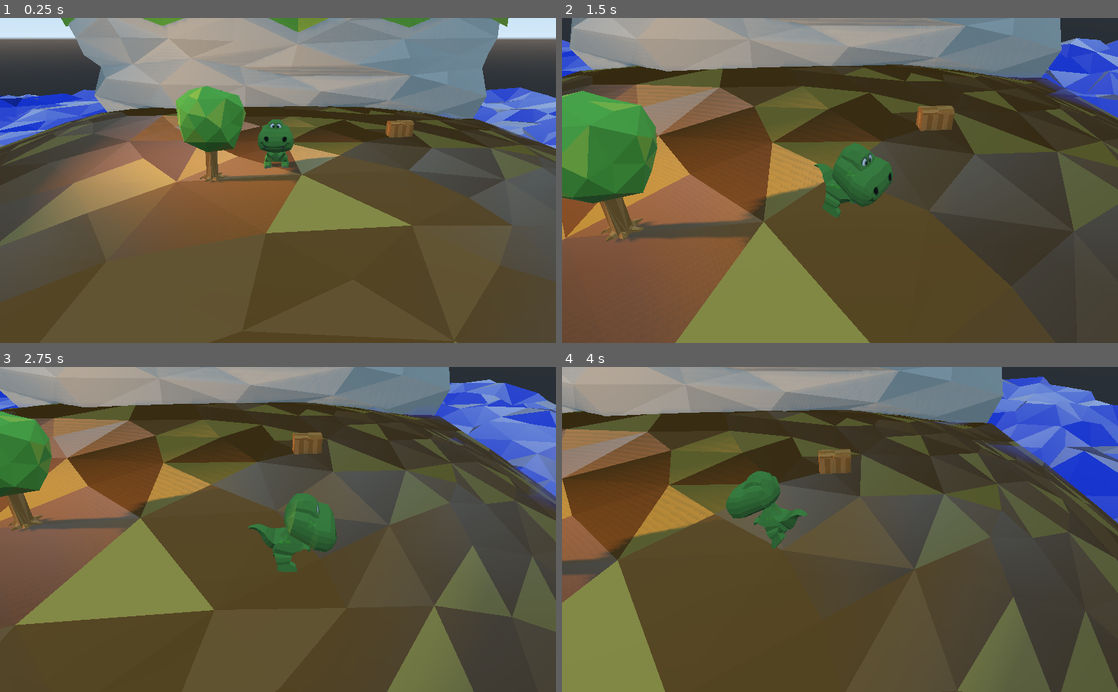
Above: before the commit, frames 1-4 (two rows, left to right).
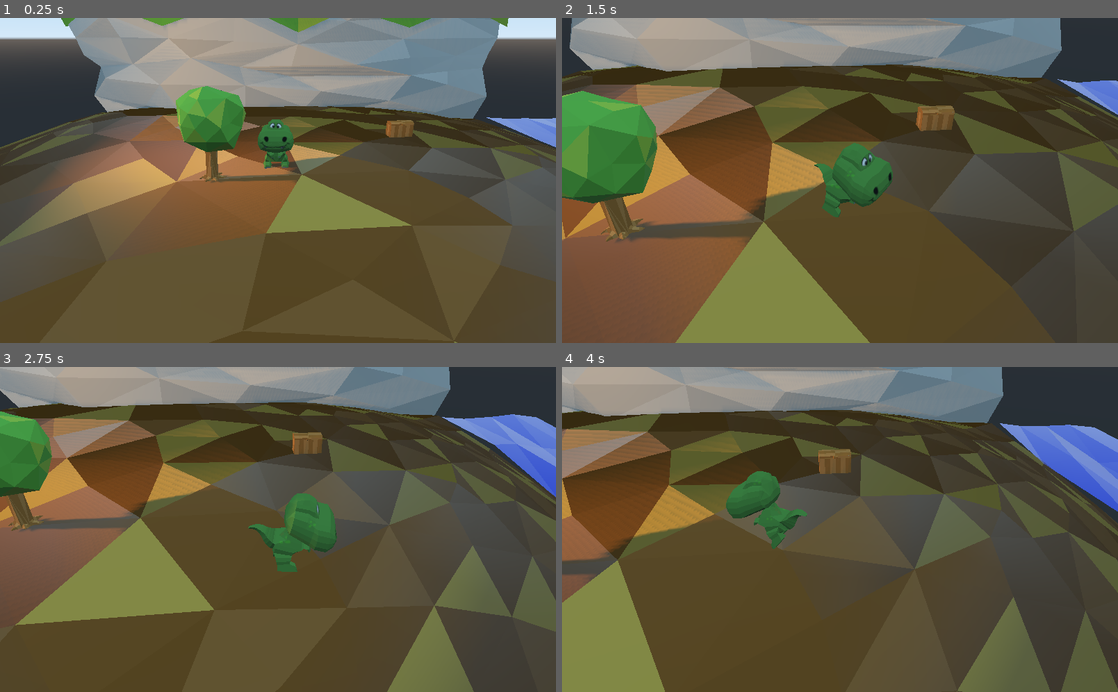
Above: after the commit, the same moments.

Repository: pisgah-fogel/SmallWorld3D
Game: Godot game, scene res://TestScene.tscn
Same seed, same stepped clock (60 frames per second), same inputs: the game is played once before the commit and once after it.
Inputs:
- Up to frame 1 (0.25 s): no input
- Up to frame 2 (1.5 s): hold Right (ui_right) 0.53-1.28 s; hold Down (ui_down) from 1.28 s (still down)
- Up to frame 3 (2.75 s): release Down (ui_down) at 2.03 s; hold Right (ui_right) from 2.03 s (still down)
- Up to frame 4 (4 s): release Right (ui_right) at 2.78 s; hold Up (ui_up) 2.78-3.53 s; hold Left (ui_left) from 3.53 s (still down)

The runs differ from the first frame. In frame 1, 3.7% of the frame differs, in the area x 0-100%, y 21-42%; in frame 2, 2.8%; in frame 3, 3.8%; in frame 4, 5.3%, in the area x 0-100%, y 2-99%.

Commit message:
scale down water (sea) and add invisible walls

Diff:
--- a/Character.gd
+++ b/Character.gd
@@ -101,6 +101,7 @@
 
 	velocity.y = -gravity # TODO: integrate
 	self.move_and_slide(velocity*delta)
+	teleport_if_falls()
 
 ##################### SAVING RESOURCES ########################
 
@@ -114,7 +115,13 @@
 	objectList = save_game.data["character_objects"]
 	mWallet.money = save_game.data["character_money"]
 
+	teleport_if_falls()
+
 #####################  Utils ############################
+
+func teleport_if_falls():
+	if self.translation.y < -10:
+		self.translation = Vector3(0, 20, 0)
 
 func lerp_angle(from, to, weight):
     return from + short_angle_dist(from, to) * weight
--- a/TestScene.tscn
+++ b/TestScene.tscn
@@ -10,20 +10,20 @@
 [ext_resource path="res://save/GameSaver.tscn" type="PackedScene" id=8]
 [ext_resource path="res://TestScene.gd" type="Script" id=9]
 
-[sub_resource type="BoxShape" id=1]
-extents = Vector3( 11.9077, 1, 14.7146 )
-
 [sub_resource type="BoxShape" id=6]
 extents = Vector3( 0.460814, 0.497213, 0.542647 )
 
 [sub_resource type="BoxShape" id=2]
 extents = Vector3( 1, 0.892338, 1 )
 
+[sub_resource type="BoxShape" id=1]
+extents = Vector3( 14.4507, 1, 15.667 )
+
 [sub_resource type="BoxShape" id=3]
 extents = Vector3( 0.637293, 1, 0.715345 )
 
 [sub_resource type="BoxShape" id=4]
-extents = Vector3( 6.21725, 4.77839, 3.95122 )
+extents = Vector3( 7.41119, 4.77839, 3.95122 )
 
 [sub_resource type="BoxShape" id=5]
 extents = Vector3( 0.285427, 0.334346, 0.523848 )
@@ -76,19 +76,31 @@
 [sub_resource type="ShaderMaterial" id=10]
 shader = SubResource( 9 )
 shader_param/out_color = Color( 0, 0.2, 1, 1 )
-shader_param/amount = 0.8
-shader_param/beer_factor = 0.2
+shader_param/amount = 0.2
+shader_param/beer_factor = 1.073
 
 [sub_resource type="PlaneMesh" id=8]
 material = SubResource( 10 )
-size = Vector2( 50, 50 )
-subdivide_width = 25
-subdivide_depth = 25
+size = Vector2( 5, 20 )
+subdivide_width = 3
+subdivide_depth = 3
+
+[sub_resource type="BoxShape" id=11]
+extents = Vector3( 2.12465, 5.58921, 9.72563 )
+
+[sub_resource type="BoxShape" id=12]
+extents = Vector3( 1.0946, 16.7698, 25.3513 )
 
 [node name="TestScene" type="Spatial"]
 script = ExtResource( 9 )
 
 [node name="GameSaver" parent="." instance=ExtResource( 8 )]
+
+[node name="OmniLight" type="OmniLight" parent="."]
+transform = Transform( 1, 0, 0, 0, 1, 0, 0, 0, 1, -4.87394, 3.63377, 0 )
+light_color = Color( 0.862745, 0.662745, 0.376471, 1 )
+shadow_enabled = true
+omni_range = 50.0
 
 [node name="InterpolatedCamera" type="InterpolatedCamera" parent="."]
 transform = Transform( 1, 0, 0, 0, 0.976635, 0.214906, 0, -0.214906, 0.976635, 1.36024, 4.27465, 13.7618 )
@@ -100,16 +112,6 @@
 speed = 2.5
 enabled = true
 
-[node name="FloorDirt" type="StaticBody" parent="."]
-collision_mask = 0
-
-[node name="Dirt" parent="FloorDirt" instance=ExtResource( 1 )]
-transform = Transform( 1, 0, 0, 0, 1, 0, 0, 0, 1, -12.7533, -1.33088, 1.42048 )
-
-[node name="CollisionShape" type="CollisionShape" parent="FloorDirt"]
-transform = Transform( 1, 0, 0, 0, 1, 0, 0, 0, 1, 0, 0, -0.677635 )
-shape = SubResource( 1 )
-
 [node name="Character" type="KinematicBody" parent="." groups=[
 "save",
 ]]
@@ -138,11 +140,15 @@
 
 [node name="Timer" type="Timer" parent="Character"]
 
-[node name="OmniLight" type="OmniLight" parent="."]
-transform = Transform( 1, 0, 0, 0, 1, 0, 0, 0, 1, -4.87394, 3.63377, 0 )
-light_color = Color( 0.862745, 0.662745, 0.376471, 1 )
-shadow_enabled = true
-omni_range = 50.0
+[node name="FloorDirt" type="StaticBody" parent="."]
+collision_mask = 0
+
+[node name="Dirt" parent="FloorDirt" instance=ExtResource( 1 )]
+transform = Transform( 1, 0, 0, 0, 1, 0, 0, 0, 1, -12.7533, -1.33088, 1.42048 )
+
+[node name="CollisionShape" type="CollisionShape" parent="FloorDirt"]
+transform = Transform( 1, 0, 0, 0, 1, 0, 0, 0, 1, 1.70708, 0, -0.677635 )
+shape = SubResource( 1 )
 
 [node name="StaticTree" type="StaticBody" parent="."]
 collision_mask = 0
@@ -159,7 +165,7 @@
 collision_mask = 0
 
 [node name="CollisionShape" type="CollisionShape" parent="StaticCliff"]
-transform = Transform( 1, 0, 0, 0, 1, 0, 0, 0, 1, 2.03526, 3.78093, -17.8208 )
+transform = Transform( 1, 0, 0, 0, 1, 0, 0, 0, 1, 1.83137, 3.78093, -17.8208 )
 shape = SubResource( 4 )
 
 [node name="Cliff" parent="StaticCliff" instance=ExtResource( 5 )]
@@ -185,10 +191,35 @@
 transform = Transform( 1, 0, 0, 0, 1, 0, 0, 0, 1, 3.24634, 1.3237, -0.37635 )
 shape = SubResource( 7 )
 
-[node name="MeshInstance" type="MeshInstance" parent="."]
-transform = Transform( 1, 0, 0, 0, 1, 0, 0, 0, 1, 0.249861, -0.151991, 0 )
+[node name="StaticSea" type="StaticBody" parent="."]
+transform = Transform( 1, 0, 0, 0, 1, 0, 0, 0, 1, -2.53338, 0, 0 )
+
+[node name="Sea" type="MeshInstance" parent="StaticSea"]
+transform = Transform( 1, 0, 0, 0, 1, 0, 0, 0, 1, 20.8515, -0.151991, -3.39523 )
 mesh = SubResource( 8 )
 material/0 = null
+
+[node name="CollisionShape" type="CollisionShape" parent="StaticSea"]
+transform = Transform( 1, 0, 0, 0, 1, 0, 0, 0, 1, 20.7661, 3.57615, -3.52005 )
+shape = SubResource( 11 )
+
+[node name="StaticInvisibleWall" type="StaticBody" parent="."]
+
+[node name="CollisionShape" type="CollisionShape" parent="StaticInvisibleWall"]
+transform = Transform( 1, 0, 0, 0, 1, 0, 0, 0, 1, -13.0271, 1.25932, -9.01823 )
+shape = SubResource( 12 )
+
+[node name="StaticInvisibleWall2" type="StaticBody" parent="."]
+
+[node name="CollisionShape" type="CollisionShape" parent="StaticInvisibleWall2"]
+transform = Transform( -0.0181331, 0, 0.999836, 0, 1, 0, -0.999836, 0, -0.0181331, -0.0428877, 1.25932, 12.6876 )
+shape = SubResource( 12 )
+
+[node name="StaticInvisibleWall3" type="StaticBody" parent="."]
+
+[node name="CollisionShape" type="CollisionShape" parent="StaticInvisibleWall3"]
+transform = Transform( -0.743915, 0, 0.668274, 0, 1, 0, -0.668274, 0, -0.743915, 20.3444, 1.25932, 2.2021 )
+shape = SubResource( 12 )
 [connection signal="timeout" from="Character/Timer" to="Character" method="_on_Timer_timeout"]
 [connection signal="body_entered" from="StaticChest/Area" to="StaticChest" method="_on_Area_body_entered"]
 
Not shown: 1 places in TestScene.tscn that only renumber resources
